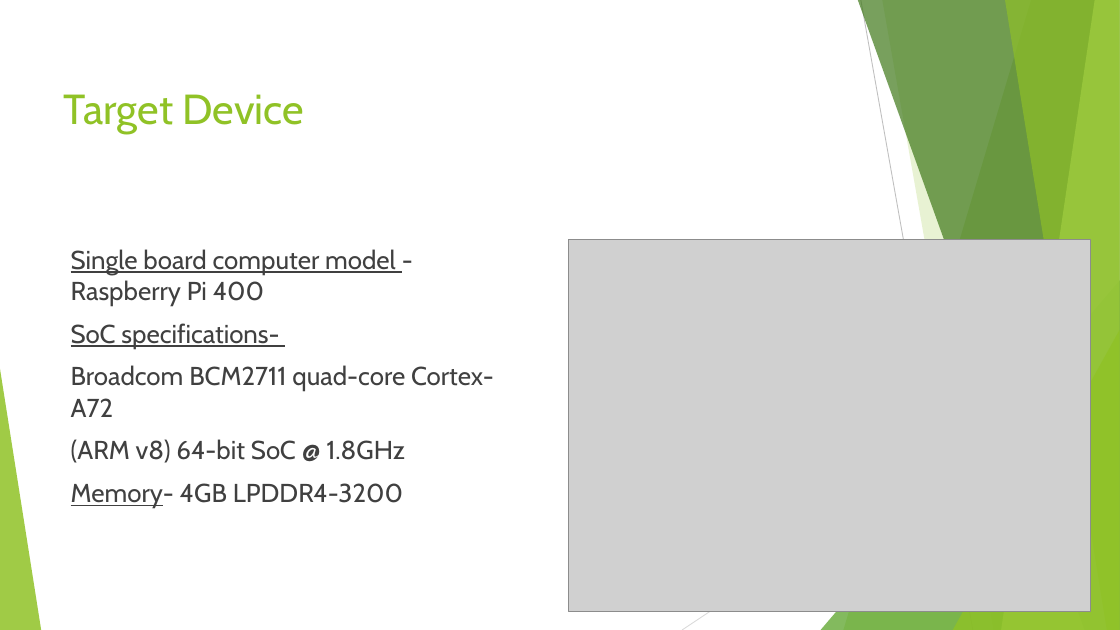
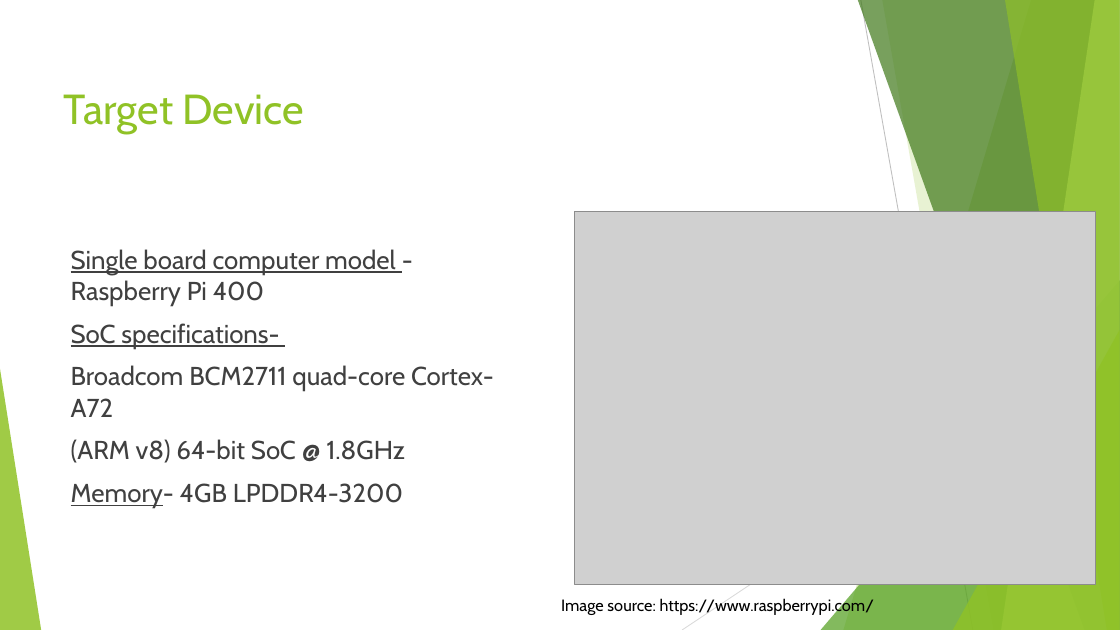
Before and after one commit to UmeshDeshmukh/Presentation, a slide deck: slide 9 of Presentation_E.pptx. Drawn at 1120x630 pixels with LibreOffice and Linux fonts; fonts in the diff are those of the drawing; grey boxes stand for pictures. Boxes give left, top, right and bottom in pixels: in the first picture for what was removed or moved away, otherwise in the second. Text is boxed around its words. In the diff, an @@ line names an element or a change of style, - is before the commit and + after.

```diff
--- a/Presentation_E.pptx
+++ b/Presentation_E.pptx
@@ picture moved from (x1=569, y1=239, x2=1091, y2=613) to (x1=574, y1=212, x2=1096, y2=585) @@
@@ text added at (x1=561, y1=597, x2=874, y2=615), 14 pt, text #000000 @@
+Image source: https://www.raspberrypi.com/
```
Also in this commit, not shown: 3 other slides changed, 7 slides added, 6 slides removed.
